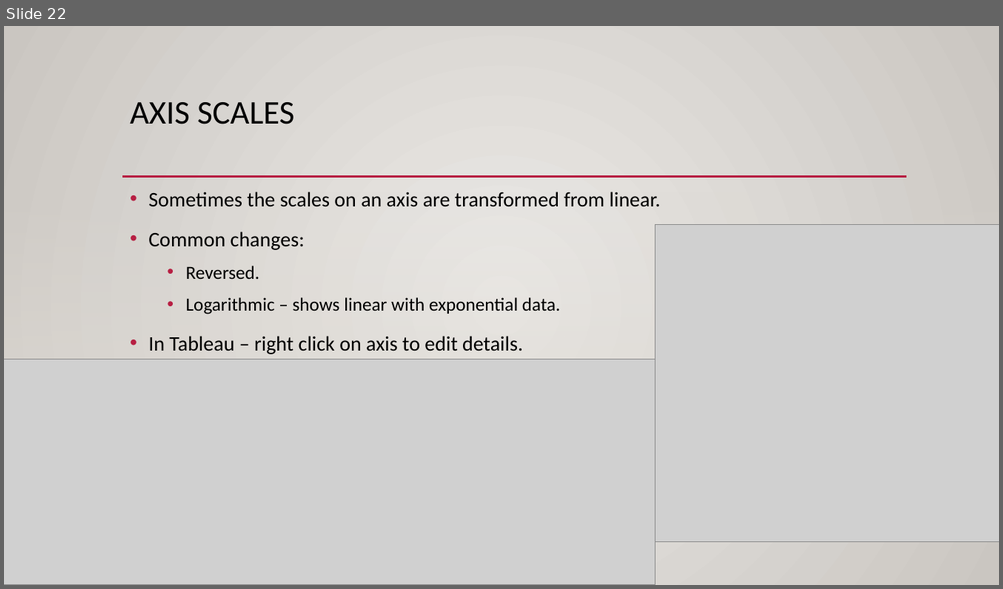
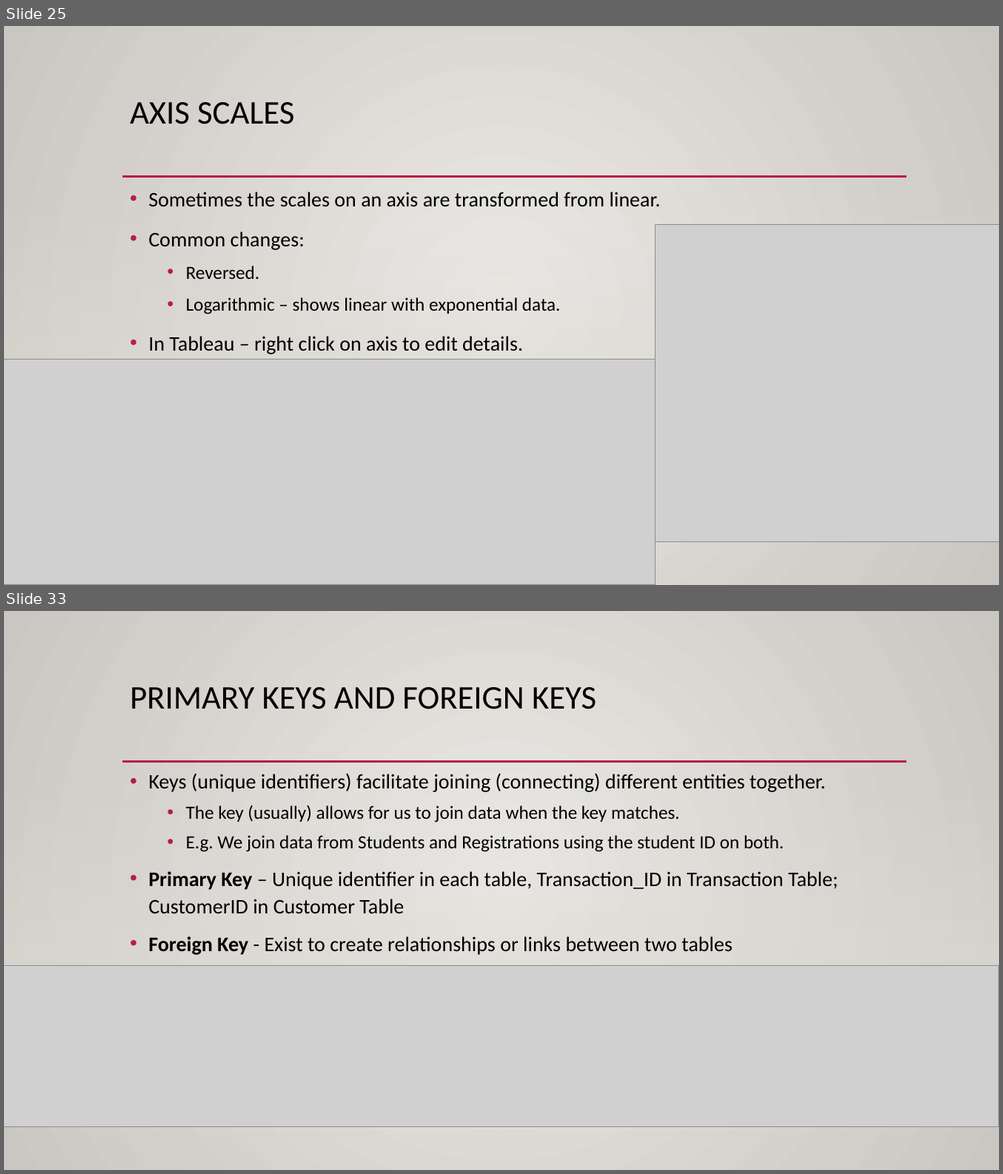
Before and after one commit to AkeemSemper/ml_datasets, a slide deck: slides/chapter_3.pptx. Shown one above the other, each under a label of ours: slide 22 before the commit, slides 25 and 33 after it; the slides between them are not shown. The pictures are 1003x589 and 1003x1174 pixels, drawn with LibreOffice and Linux fonts; fonts in the diff are those of the drawing; grey boxes stand for pictures; background and template pictures are left out. Boxes give left, top, right and bottom in pixels: in the first picture for what was removed or moved away, otherwise in the second. Text is boxed around its words. In the diff, an @@ line names an element or a change of style, - is before the commit and + after.

```diff
--- a/slides/chapter_3.pptx
+++ b/slides/chapter_3.pptx
@@ slide 33 added at (x1=4, y1=611, x2=999, y2=1170), background gradient #ECEAE7 to #CAC7C1; not listed: 3 template elements that a slide beside it also shows @@
@@ title added at (x1=130, y1=687, x2=596, y2=709), 32 pt, text #000000 @@
+PRIMARY KEYS AND FOREIGN KEYS
@@ text added at (x1=148, y1=773, x2=838, y2=955), 20 pt, text #000000 @@
+• Keys (unique identifiers) facilitate joining (connecting) different entities together.
+  • The key (usually) allows for us to join data when the key matches.
+  • E.g. We join data from Students and Registrations using the student ID on both.
+• Primary Key – Unique identifier in each table, Transaction_ID in Transaction Table; CustomerID in Customer Table
+• Foreign Key - Exist to create relationships or links between two tables
@@ picture added at (x1=4, y1=966, x2=999, y2=1128) @@
@@ what was slide 22 is now slide 25 @@
```
Also in this commit, not shown: 10 slides changed, 24 other slides added, 1 slide removed, 1 other file.
